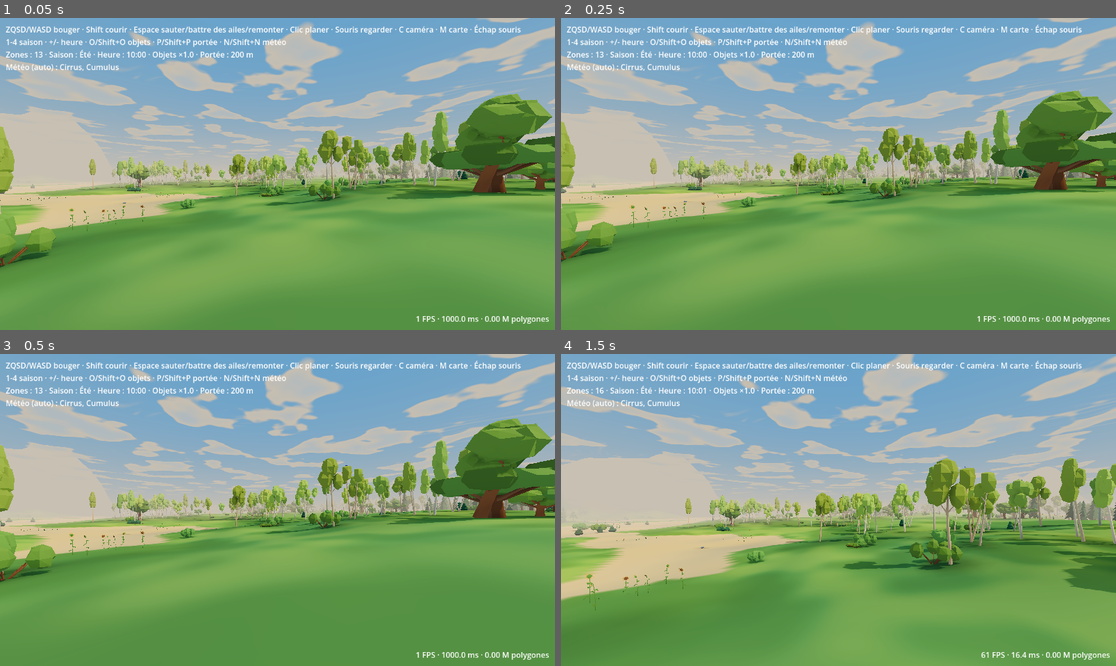
Above: before the commit, frames 1-4 (two rows, left to right).
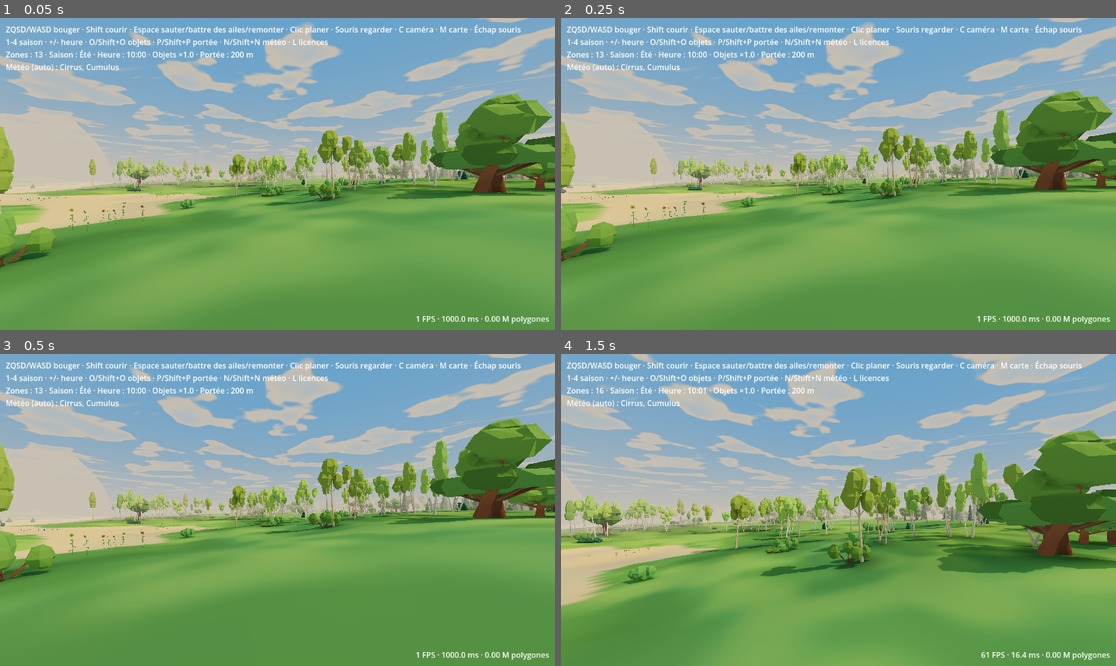
Above: after the commit, the same moments.

Repository: tdebarochez/openworld
Game: Godot game, scene res://main.tscn
The game is run twice, just before and just after one commit, with the same random seed, the same clock (stepped at 60 frames per second) and the same inputs. Sound files missing from this copy of the repository are replaced by a short silence.
Inputs (mouse positions are in pixels of both pictures, inside the frame that each line leads up to):
- Up to frame 1 (0.05 s): no input
- Up to frame 2 (0.25 s): no input
- Up to frame 3 (0.5 s): no input
- Up to frame 4 (1.5 s): tap Enter at 0.5 s; move the mouse to (866, 510) at 0.52 s; hold W from 0.53 s (still down); tap L at 0.6, 1.35 s; click (866, 510) at 0.67 s; tap Space at 0.77, 1.07 s; move the mouse to (810, 510) at 1.27 s; click (810, 510) at 1.42 s

The runs differ from the first frame. In frame 1, less than 0.1% of the frame differs, in the area x 52-60%, y 6-9%; in frame 2, less than 0.1%; in frame 3, less than 0.1%; in frame 4, 47%, in the area x 0-100%, y 0-99%.

Commit message:
No Godot splash screen; L shows Godot's licence notice instead
The MIT licence asks only that the notice ships with the game: credits.gd shows the engine's own
licence, third-party copyrights and licence texts (Engine.get_license_text/copyright_info/license_info)
in a read-only TextEdit. Boot splash image off, background the palette's haze (desktop and the web
loading page).

Co-Authored-By: Claude Opus 5.5 <noreply@anthropic.com>

Diff:
--- /dev/null
+++ b/credits.gd
@@ -0,0 +1,41 @@
+extends PanelContainer
+## Credits and licences, toggled with L: the Godot Engine's MIT notice and its third-party components'
+## copyrights and licences, as the licence asks of a game shipped without the Godot splash screen. The
+## texts come from the engine itself (Engine.get_license_text and friends), so they match the build.
+
+var text := TextEdit.new()  # read-only; draws only the visible lines (a RichTextLabel laid out the whole ~100 k characters: 3 fps)
+
+
+func _init() -> void:
+	visible = false
+	set_anchors_and_offsets_preset(PRESET_FULL_RECT, PRESET_MODE_MINSIZE, 60)
+	text.editable = false
+	text.context_menu_enabled = false
+	text.wrap_mode = TextEdit.LINE_WRAPPING_BOUNDARY
+	add_child(text)
+
+
+func _ready() -> void:
+	var out := "OpenWorld — fait avec le moteur Godot (godotengine.org)\nL ou Échap : fermer\n\n"
+	out += Engine.get_license_text() + "\n\nComposants tiers du moteur\n\n"
+	for c in Engine.get_copyright_info():
+		out += c.name + "\n"
+		for part in c.parts:
+			for who in part.copyright:
+				out += "  © " + who + "\n"
+			out += "  Licence : " + part.license + "\n"
+		out += "\n"
+	var licences: Dictionary = Engine.get_license_info()
+	for name in licences:
+		out += "— " + name + " —\n" + licences[name] + "\n\n"
+	text.text = out
+
+
+func _unhandled_input(e: InputEvent) -> void:
+	if not (e is InputEventKey and e.pressed and not e.echo):
+		return
+	if e.physical_keycode == KEY_L or (visible and e.keycode == KEY_ESCAPE):
+		visible = not visible
+		# Free the mouse to scroll and select while open; take it back on closing.
+		Input.mouse_mode = Input.MOUSE_MODE_VISIBLE if visible else Input.MOUSE_MODE_CAPTURED
+		get_viewport().set_input_as_handled()
--- a/project.godot
+++ b/project.godot
@@ -5,6 +5,8 @@
 config/name="OpenWorld"
 run/main_scene="res://main.tscn"
 config/features=PackedStringArray("4.7")
+boot_splash/show_image=false
+boot_splash/bg_color=Color(0.949, 0.914, 0.855, 1)
 
 [rendering]
 
--- a/tests/test_views.gd
+++ b/tests/test_views.gd
@@ -81,6 +81,17 @@
 			_press_c()
 			assert(p.view == V.FIRST and p.camera.current and not p.avatar.visible and w.seasons.env.fog_enabled)
 			assert(w.seasons.sun.directional_shadow_max_distance < p.ISO_SHADOWS)
+			# No Godot splash screen, so the game carries Godot's licence notice instead: L shows it.
+			assert(not ProjectSettings.get_setting("application/boot_splash/show_image"))
+			var credits: PanelContainer = w.find_children("*", "PanelContainer", true, false).filter(
+				func(n): return n.get_script() == preload("res://credits.gd"))[0]
+			assert(not credits.visible)
+			_key(KEY_L, true)
+			_key(KEY_L, false)
+			assert(credits.visible and credits.text.text.contains(Engine.get_license_text()), "no Godot licence on L")
+			_key(KEY_L, true)
+			_key(KEY_L, false)
+			assert(not credits.visible)
 			print("VIEWS OK")
 			quit()
 	return false
--- a/world.gd
+++ b/world.gd
@@ -432,6 +432,7 @@
 	fps.grow_vertical = Control.GROW_DIRECTION_BEGIN
 	fps.horizontal_alignment = HORIZONTAL_ALIGNMENT_RIGHT
 	layer.add_child(fps)
+	layer.add_child(preload("res://credits.gd").new())  # L: Godot's licence notice (no splash screen)
 	add_child(layer)
 	_update_hud()
 
@@ -2053,7 +2054,7 @@
 
 
 func _update_hud() -> void:
-	hud.text = "ZQSD/WASD bouger · Shift courir · Espace sauter …(134 unchanged characters)… ets · P/Shift+P portée · N/Shift+N météo\nZones : %d · Saison : %s · Heure : %s · Objets ×%s · Portée : %d m\n%s" % [
+	hud.text = "ZQSD/WASD bouger · Shift courir · Espace sauter …(134 unchanged characters)… ets · P/Shift+P portée · N/Shift+N météo · L licences\nZones : %d · Saison : %s · Heure : %s · Objets ×%s · Portée : %d m\n%s" % [
 		zones.size(), seasons.NAMES[seasons.season], daynight.clock(), density, view_dist, weather.label if weather else ""]
 
 
Not shown, added: credits.gd.uid
